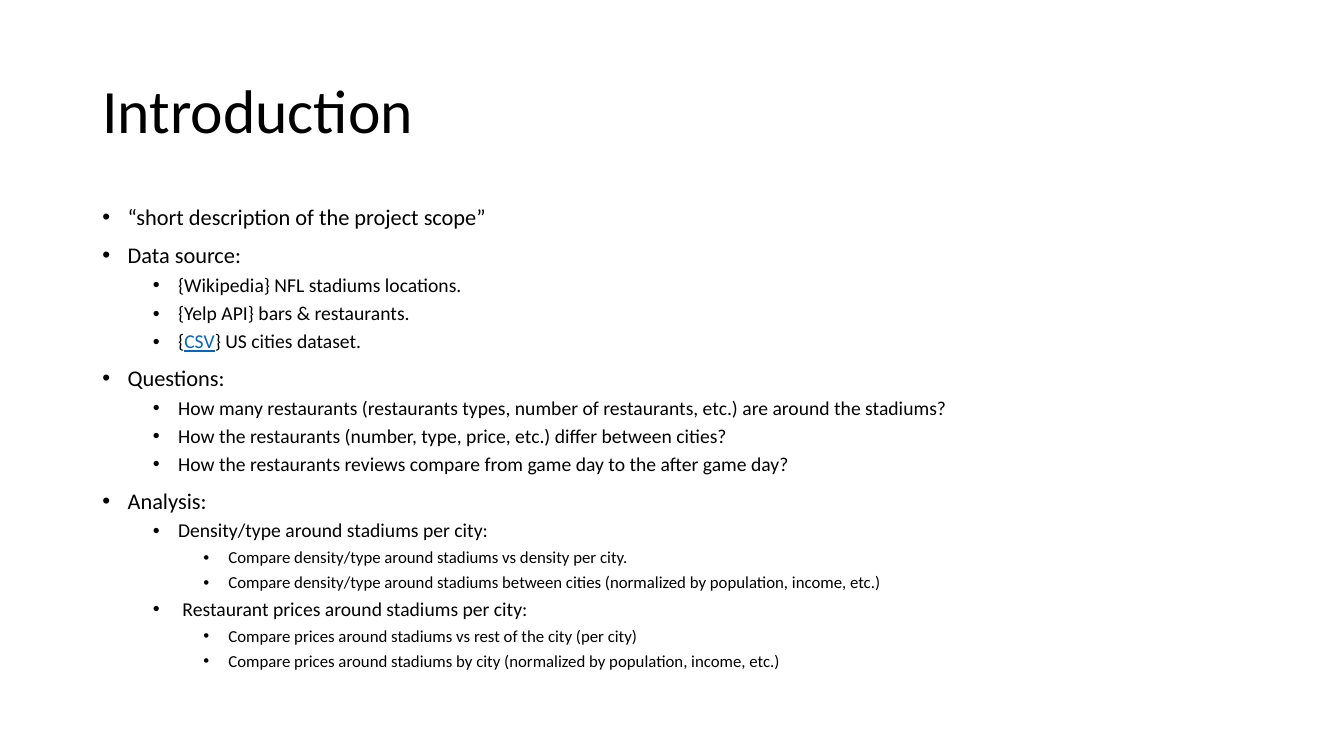
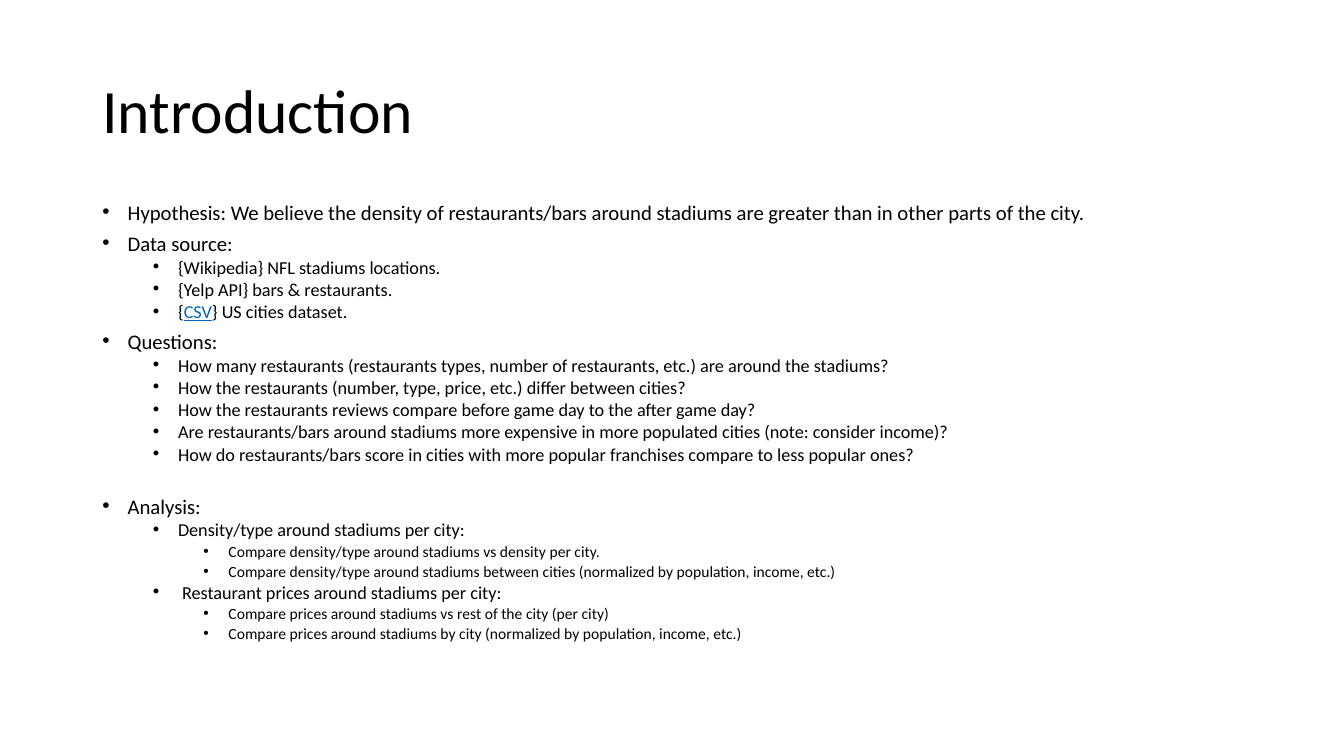
Before and after one commit to jjying89/Yelp-Restaurants-Analysis, a slide deck: slide 2 of Presentation/PROJECT_1.pptx. Drawn at 1344x756 pixels with LibreOffice and Linux fonts; fonts in the diff are those of the drawing. Boxes give left, top, right and bottom in pixels: in the first picture for what was removed or moved away, otherwise in the second. Text is boxed around its words. In the diff, an @@ line names an element or a change of style, - is before the commit and + after.

Commit message:
presentation draft updated

```diff
--- a/Presentation/PROJECT_1.pptx
+++ b/Presentation/PROJECT_1.pptx
@@ text at (128, 205, 1085, 224): text changed; size 16 to 14.8 pt @@
-• “short description of the project scope”
+• Hypothesis: We believe the density of restaurants/bars around stadiums are greater than in other parts of the city.
@@ text at (128, 237, 889, 642): size 16 to 14.8 pt in "Data source:", "Questions:", "Analysis:"; size 14 to 12.9 pt in "{Wikipedia} NFL stadiums locations.", "{Yelp API} bars & restaurants.", "{CSV} US cities dataset.", "How many restaurants (restaurants types, number of ..." and 3 more places; size 12 to 11.1 pt in "Compare density/type around stadiums vs density per ...", "Compare density/type around stadiums between cities (normali ...", "Compare prices around stadiums vs rest of ...", "Compare prices around stadiums by city (normalized ..."; line spacing 0.9 to 0.7 @@
@@ text at (178, 403, 948, 464): text changed; size 14 to 12.9 pt @@
-  • How the restaurants reviews compare from game day to the after game day?
+  • How the restaurants reviews compare before game day to the after game day?
+  • Are restaurants/bars around stadiums more expensive in more populated cities (note: consider income)?
+  • How do restaurants/bars score in cities with more popular franchises compare to less popular ones?
```
